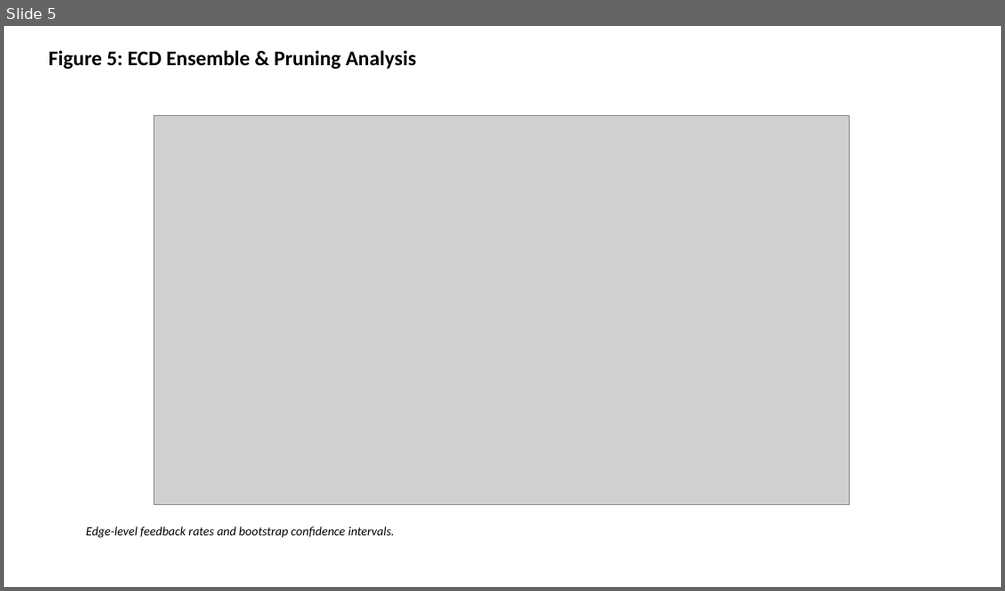
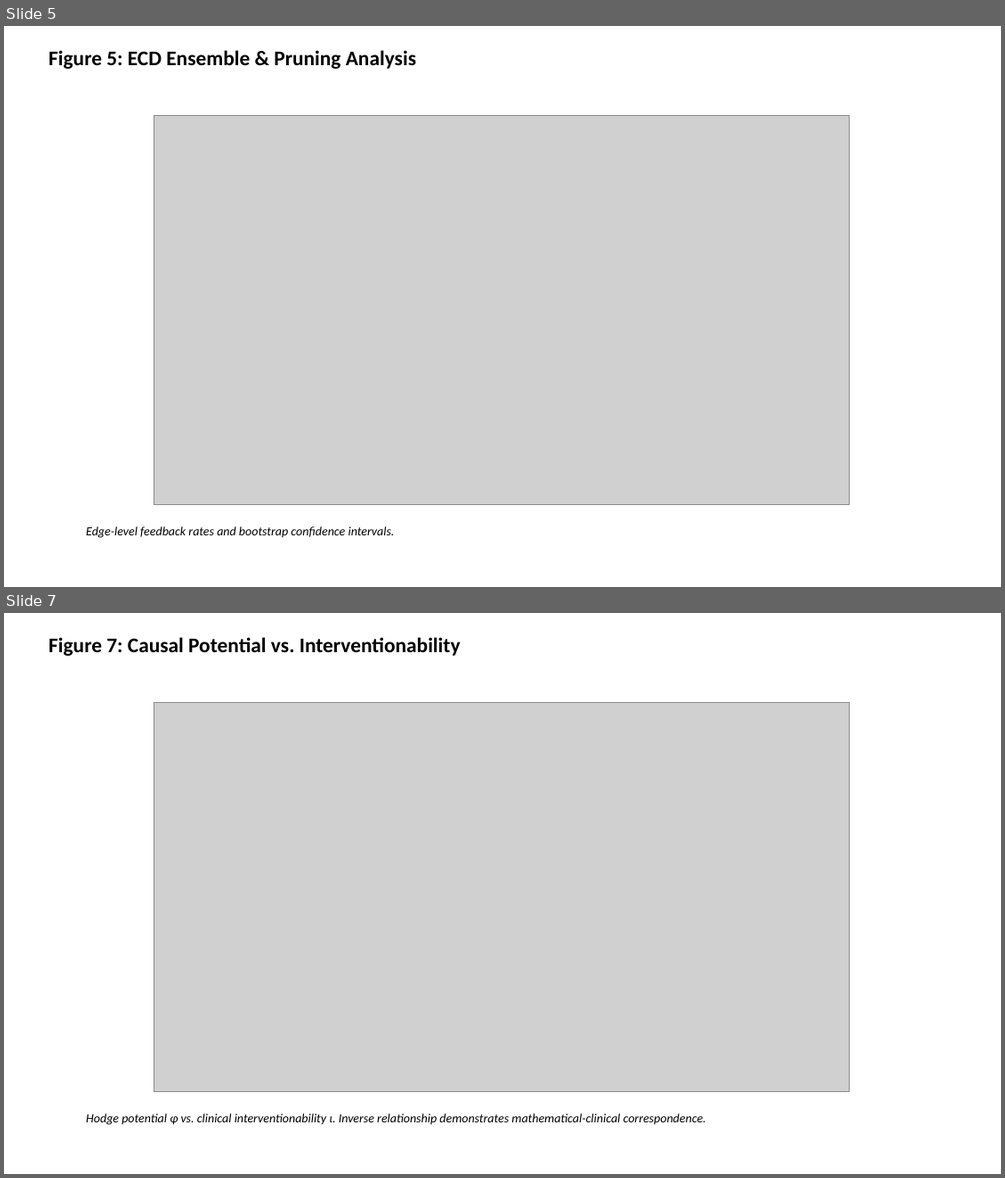
Before and after one commit to bougtoir/kotha-rct-decomposition, a slide deck: spectral-causality-a2-ecd/figures_a2_ecd.pptx. Shown one above the other, each under a label of ours: slide 5 before the commit, slides 5 and 7 after it; the slides between them are not shown. The pictures are 1005x591 and 1005x1178 pixels, drawn with LibreOffice and Linux fonts; fonts in the diff are those of the drawing; grey boxes stand for pictures. Boxes give left, top, right and bottom in pixels: in the first picture for what was removed or moved away, otherwise in the second. Text is boxed around its words. In the diff, an @@ line names an element or a change of style, - is before the commit and + after.

```diff
--- a/spectral-causality-a2-ecd/figures_a2_ecd.pptx
+++ b/spectral-causality-a2-ecd/figures_a2_ecd.pptx
@@ slide 7 added at (4,613,1001,1174), background #FFFFFF @@
@@ text added at (48,637,461,656), 20 pt, text #000000, bold @@
+Figure 7: Causal Potential vs. Interventionability
@@ picture added at (154,703,849,1092) @@
@@ text added at (86,1113,706,1125), 12 pt, text #000000, italic @@
+Hodge potential φ vs. clinical interventionability ι. Inverse relationship demonstrates mathematical-clinical correspondence.
```
Also in this commit, not shown: 2 other slides added, 18 other files.
